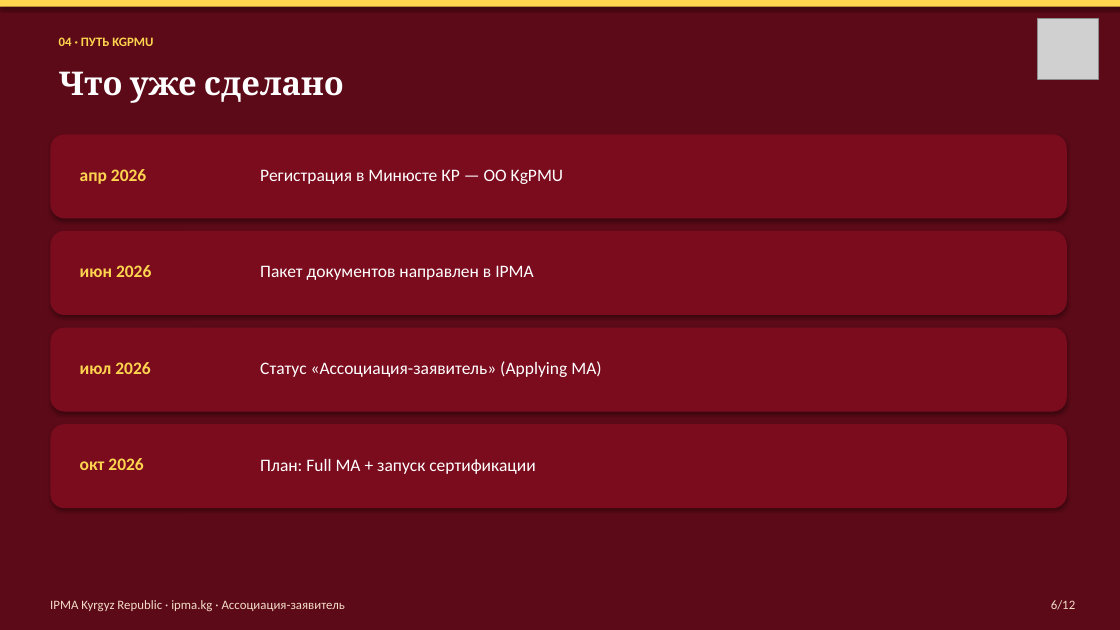
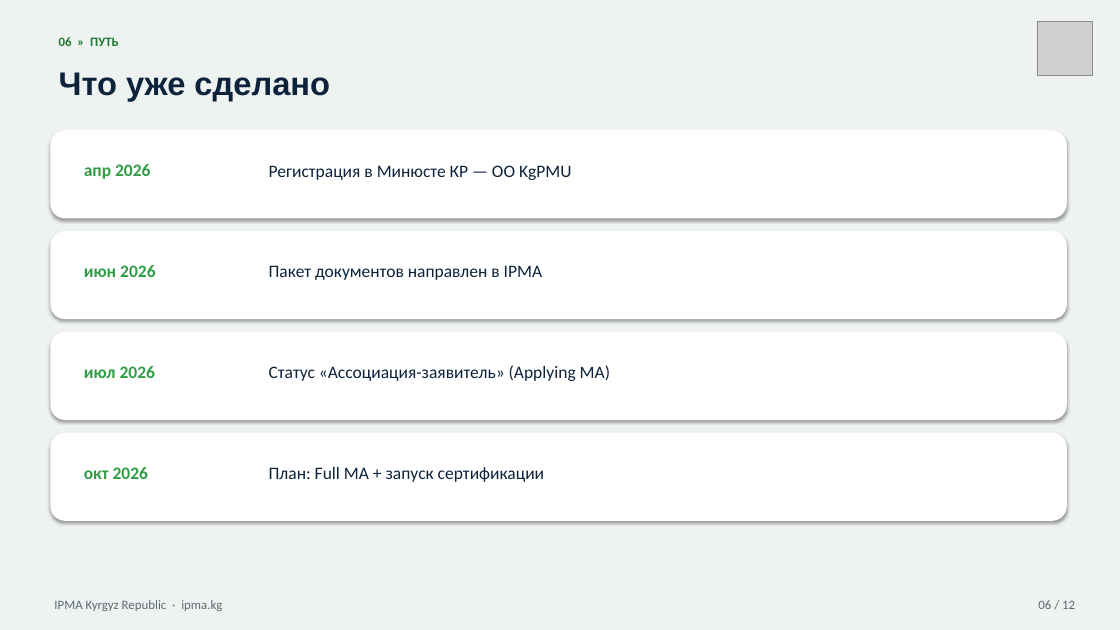
Before and after one commit to umekishev/umekishev, a slide deck: slide 6 of presentations/IPMA_Kyrgyzstan_CoD_Presentation.pptx. Drawn at 1120x630 pixels with LibreOffice and Linux fonts; fonts in the diff are those of the drawing; grey boxes stand for pictures. Boxes give left, top, right and bottom in pixels: in the first picture for what was removed or moved away, otherwise in the second. Text is boxed around its words. In the diff, an @@ line names an element or a change of style, - is before the commit and + after.

```diff
--- a/presentations/IPMA_Kyrgyzstan_CoD_Presentation.pptx
+++ b/presentations/IPMA_Kyrgyzstan_CoD_Presentation.pptx
@@ rectangle at [0, 0, 1120, 630]: fill #5C0A17 to #EEF2F1 @@
@@ rectangle removed at [0, 0, 1120, 7] @@
@@ picture: place and size @@
-picture at [1038, 18, 1098, 79]
+picture at [1038, 21, 1092, 76]
@@ text "Что уже сделано" at [59, 72, 330, 101]: font Cambria to Arial, text colour #FFFFFF to #0D223B @@
@@ text at [59, 37, 119, 46]: text changed; text colour #FFD54F to #1F7A34 @@
-04 · ПУТЬ KGPMU
+06 » ПУТЬ
@@ rounded rectangle: place and size @@
-rounded rectangle at [50, 134, 1067, 218]
+rounded rectangle at [50, 130, 1067, 218]
@@ text "Регистрация в Минюсте КР — ...": place and size @@
-text "Регистрация в Минюсте КР — ..." at [260, 169, 563, 184]
+text "Регистрация в Минюсте КР — ..." at [269, 165, 571, 180]
@@ rounded rectangle: place and size @@
-rounded rectangle at [50, 231, 1067, 315]
+rounded rectangle at [50, 231, 1067, 319]
@@ text "Пакет документов направлен в IPMA": place and size @@
-text "Пакет документов направлен в IPMA" at [260, 265, 533, 280]
+text "Пакет документов направлен в IPMA" at [269, 265, 542, 280]
@@ rounded rectangle: place and size @@
-rounded rectangle at [50, 328, 1067, 412]
+rounded rectangle at [50, 332, 1067, 420]
@@ text "Статус «Ассоциация-заявитель» (Applying MA)": place and size @@
-text "Статус «Ассоциация-заявитель» (Applying MA)" at [260, 361, 601, 377]
+text "Статус «Ассоциация-заявитель» (Applying MA)" at [269, 365, 610, 381]
@@ fill #7A0C1E to #FFFFFF in 4 elements at [50, 130, 1067, 218], [50, 231, 1067, 319], [50, 332, 1067, 420], [50, 433, 1067, 521] @@
@@ rounded rectangle: place and size @@
-rounded rectangle at [50, 424, 1067, 508]
+rounded rectangle at [50, 433, 1067, 521]
@@ text colour #FFD54F to #2F9E44 in 4 elements at [84, 265, 155, 277], [84, 164, 150, 179], [84, 366, 155, 378], [84, 467, 148, 479] @@
@@ text "окт 2026": place and size @@
-text "окт 2026" at [80, 458, 143, 470]
+text "окт 2026" at [84, 467, 148, 479]
@@ text colour #FFFFFF to #0D223B in 4 elements at [269, 265, 542, 280], [269, 365, 610, 381], [269, 165, 571, 180], [269, 467, 544, 482] @@
@@ text "План: Full MA + запуск ...": place and size @@
-text "План: Full MA + запуск ..." at [260, 459, 535, 474]
+text "План: Full MA + запуск ..." at [269, 467, 544, 482]
@@ text at [54, 600, 222, 611]: text changed; text colour #F3DCC9 to #5C6B72 @@
-IPMA Kyrgyz Republic · ipma.kg · Ассоциация-заявитель
+IPMA Kyrgyz Republic · ipma.kg
@@ text at [1038, 600, 1075, 609]: text changed; text colour #F3DCC9 to #5C6B72 @@
-6/12
+06 / 12
```
Also in this commit, not shown: 10 other slides changed, 1 slide added, 1 slide removed, 1 other file.
